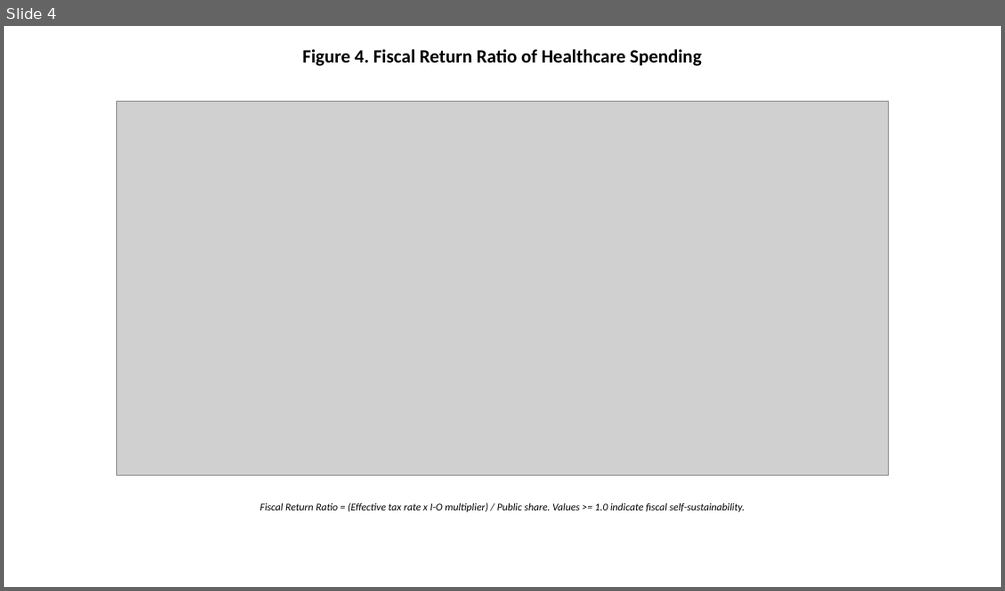
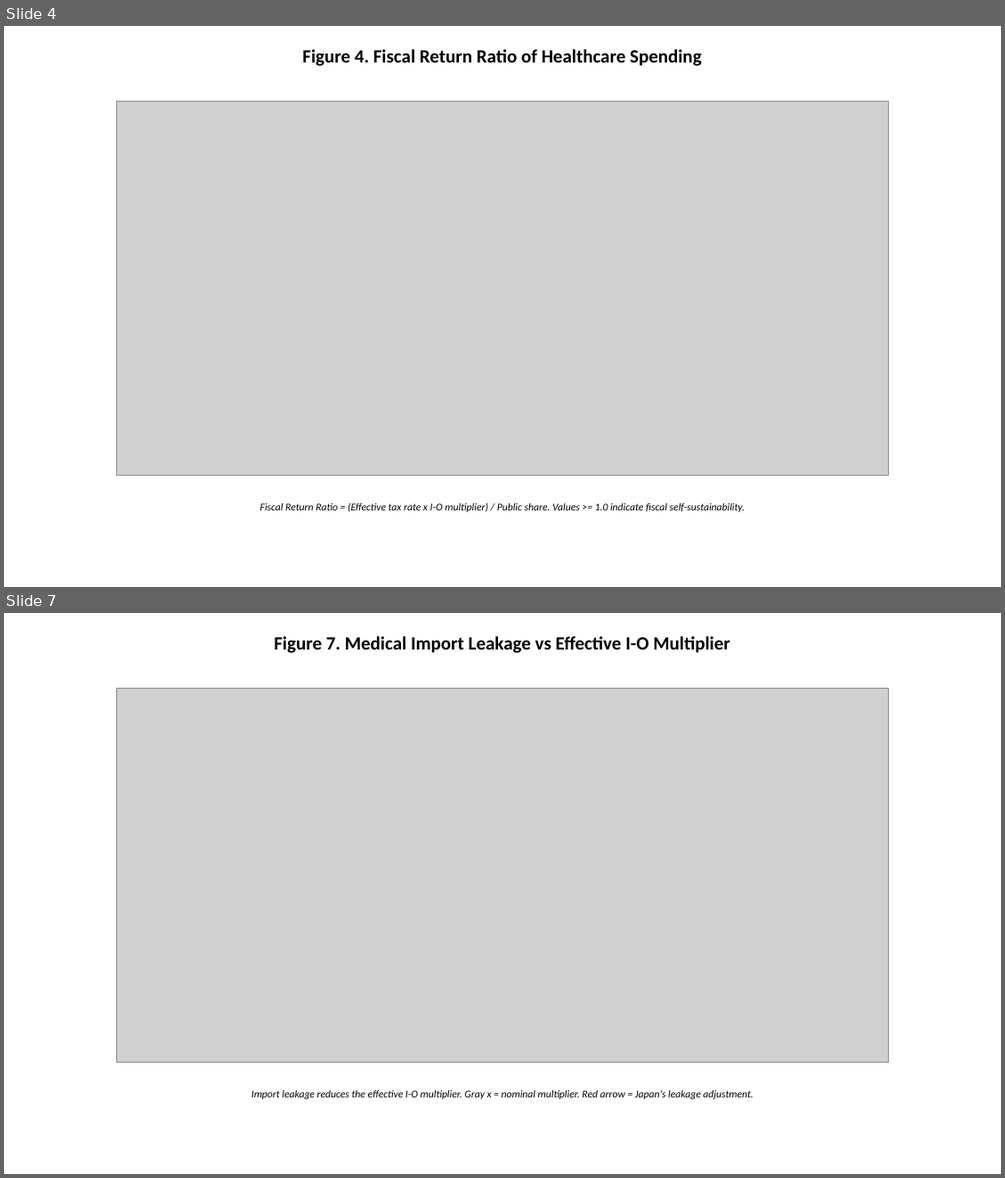
Before and after one commit to bougtoir/kotha-rct-decomposition, a slide deck: healthcare_economic_effect/output/pptx/Healthcare_Economic_Effect_Figures_EN.pptx. Shown one above the other, each under a label of ours: slide 4 before the commit, slides 4 and 7 after it; the slides between them are not shown. The pictures are 1005x591 and 1005x1178 pixels, drawn with LibreOffice and Linux fonts; fonts in the diff are those of the drawing; grey boxes stand for pictures. Boxes give left, top, right and bottom in pixels: in the first picture for what was removed or moved away, otherwise in the second. Text is boxed around its words. In the diff, an @@ line names an element or a change of style, - is before the commit and + after.

```diff
--- a/healthcare_economic_effect/output/pptx/Healthcare_Economic_Effect_Figures_EN.pptx
+++ b/healthcare_economic_effect/output/pptx/Healthcare_Economic_Effect_Figures_EN.pptx
@@ slide 7 added at (4,613,1001,1174), background #FFFFFF @@
@@ text added at (274,636,730,653), 18 pt, text #000000, bold @@
+Figure 7. Medical Import Leakage vs Effective I-O Multiplier
@@ picture added at (116,688,889,1062) @@
@@ text added at (251,1090,752,1099), 10 pt, text #000000, italic @@
+Import leakage reduces the effective I-O multiplier. Gray x = nominal multiplier. Red arrow = Japan's leakage adjustment.
```
Also in this commit, not shown: 1 slide changed, 2 other slides added, 15 other files.
